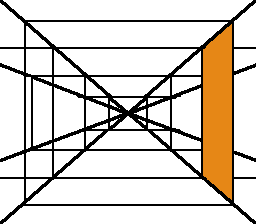
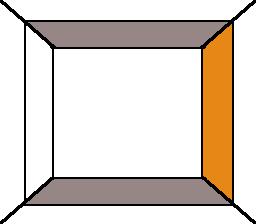
Comparing the layer stacks of the two 256x224 images. Changes:
removed layer "変形" over (x1=0, y1=22, x2=256, y2=204)
painted on "背景" over (x1=0, y1=22, x2=256, y2=204)